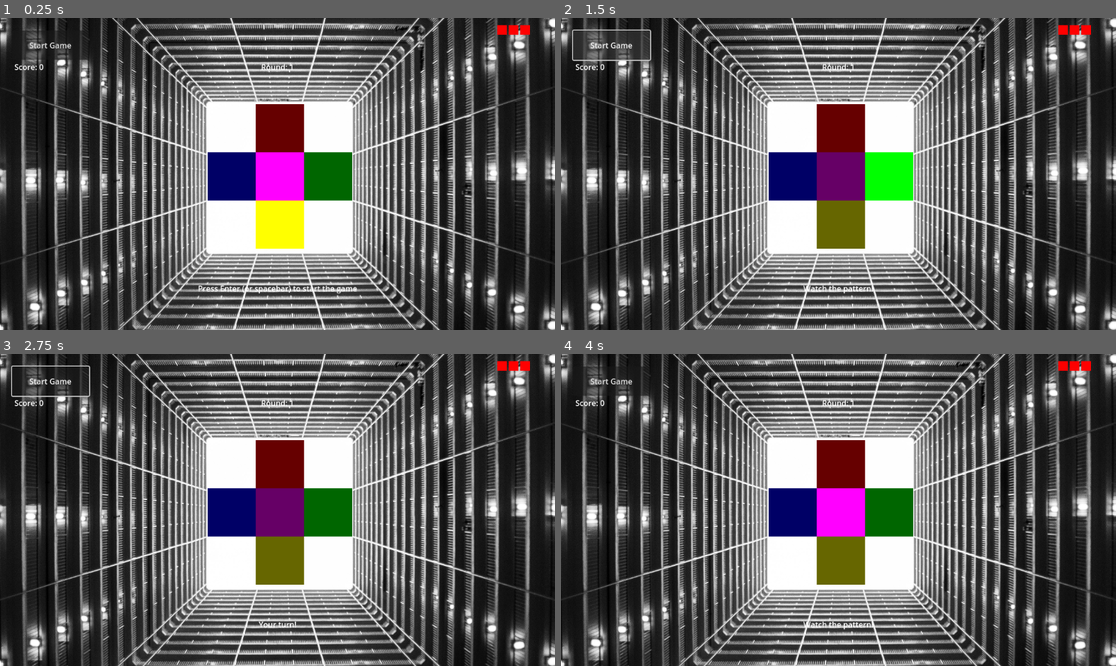
Above: before the commit, frames 1-4 (two rows, left to right).
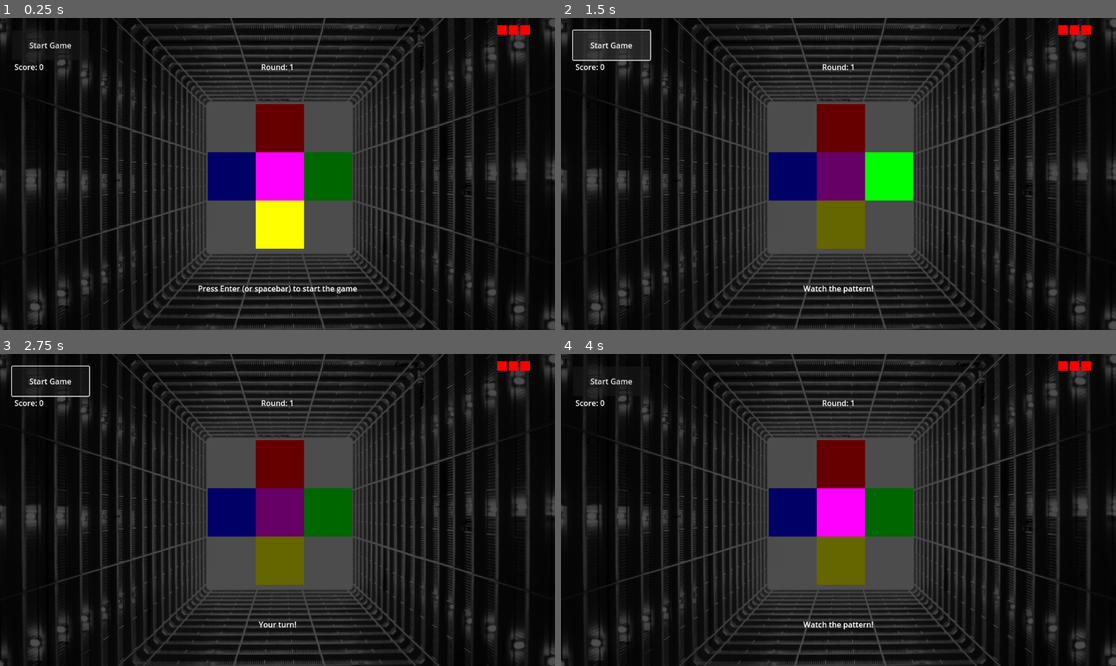
Above: after the commit, the same moments.

Repository: GiovanniCst/memory-echo
Game: Godot game, scene res://scenes/main/Main.tscn
Same seed, same stepped clock (60 frames per second), same inputs: the game is played once before the commit and once after it.
Inputs (mouse positions are in pixels of both pictures, inside the frame that each line leads up to):
- Up to frame 1 (0.25 s): no input
- Up to frame 2 (1.5 s): click "Start Game" at 0.5 s; click "Start Game" at 1.25 s
- Up to frame 3 (2.75 s): tap Enter at 2, 2.1 s; move the mouse to (277, 463) at 2.02 s; hold D from 2.03 s (still down); click (277, 463) at 2.17 s; tap Space at 2.27 s
- Up to frame 4 (4 s): move the mouse to (794, 513) at 2.77 s; release D at 2.78 s; hold S 2.78-3.53 s; tap X at 2.85 s; click (794, 513) at 2.92 s; tap Space at 3.02, 3.5 s; move the mouse to (888, 513) at 3.52 s; hold D from 3.53 s (still down); tap Enter at 3.6 s; click (888, 513) at 3.67 s

The runs differ from the first frame. In frame 1, 66% of the frame differs, in the area x 0-100%, y 0-100%; in frame 2, 66%; in frame 3, 67%; in frame 4, 67%.

Commit message:
feat: complete the task

Diff:
--- a/scenes/main/Main.tscn
+++ b/scenes/main/Main.tscn
@@ -6,10 +6,14 @@
 [ext_resource type="Script" uid="uid://duo3qa4tuant2" path="res://scripts/audio/NotePlayer.gd" id="3_np"]
 [ext_resource type="Texture2D" uid="uid://tllcqu63xjh4" path="res://static/A.jpg" id="4_bg"]
 
+[sub_resource type="CanvasItemMaterial" id="CanvasItemMaterial_dc040"]
+blend_mode = 3
+
 [node name="Main" type="Node2D"]
 script = ExtResource("1_q24mn")
 
 [node name="Background" type="TextureRect" parent="."]
+material = SubResource("CanvasItemMaterial_dc040")
 anchors_preset = 15
 anchor_right = 1.0
 anchor_bottom = 1.0
Not shown: 1 places in scenes/main/Main.tscn that only renumber resources
Binary file added: static/hardware/simon_says.jpg
Not shown, added: static/hardware/simon_says.jpg.kra
